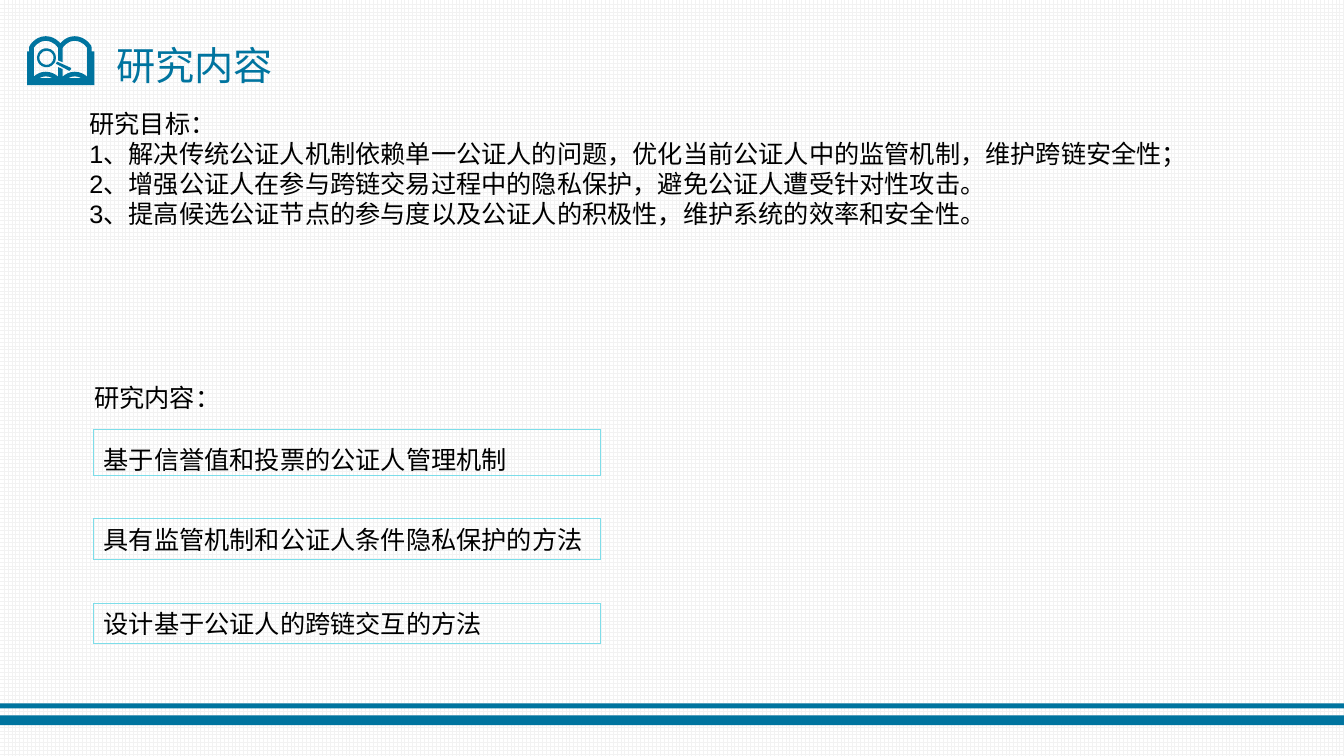
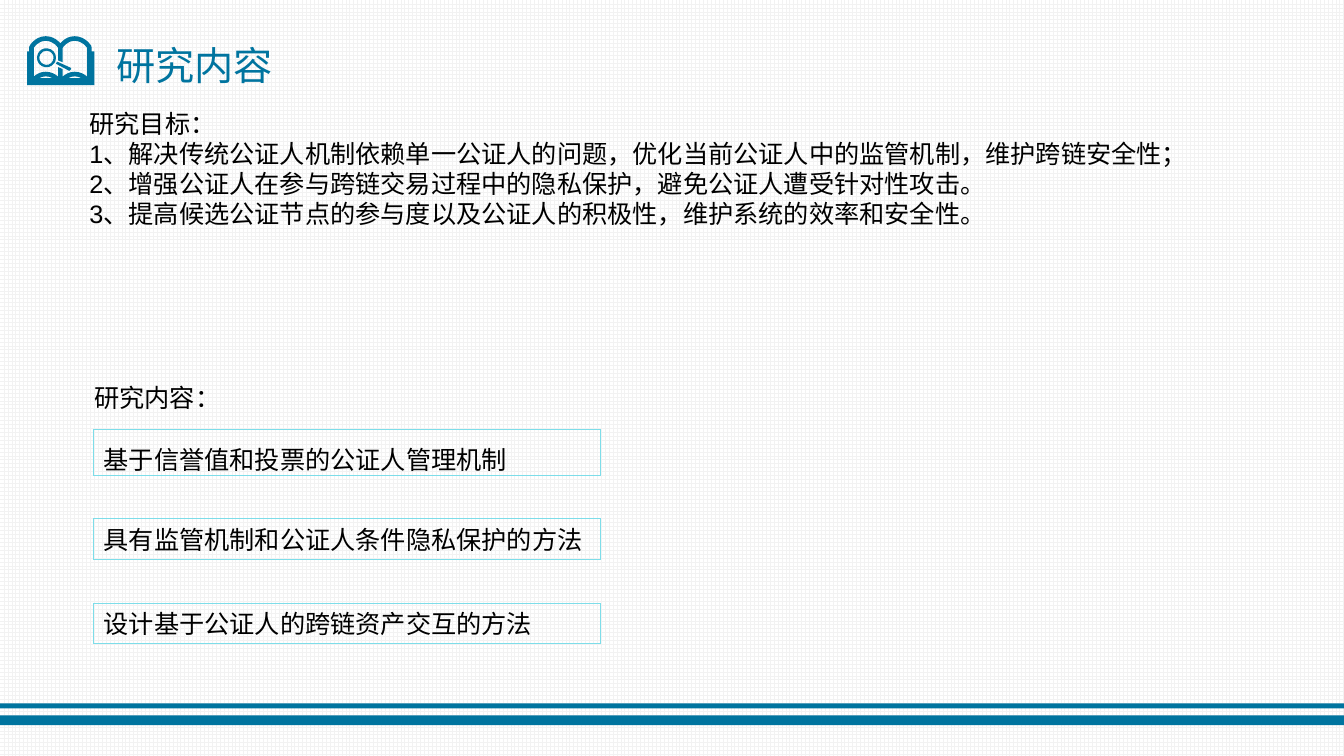
Before and after one commit to jiangquanli-0304/notary, a slide deck: slide 12 of 开题报告.pptx. Drawn at 1344x756 pixels with LibreOffice and Linux fonts; fonts in the diff are those of the drawing. Boxes give left, top, right and bottom in pixels: in the first picture for what was removed or moved away, otherwise in the second. Text is boxed around its words. In the diff, an @@ line names an element or a change of style, - is before the commit and + after.

```diff
--- a/开题报告.pptx
+++ b/开题报告.pptx
@@ text in rectangle at <box>104,611,532,635</box>: text changed @@
-设计基于公证人的跨链交互的方法
+设计基于公证人的跨链资产交互的方法
```
Also in this commit, not shown: 5 other slides changed, 5 other files.
